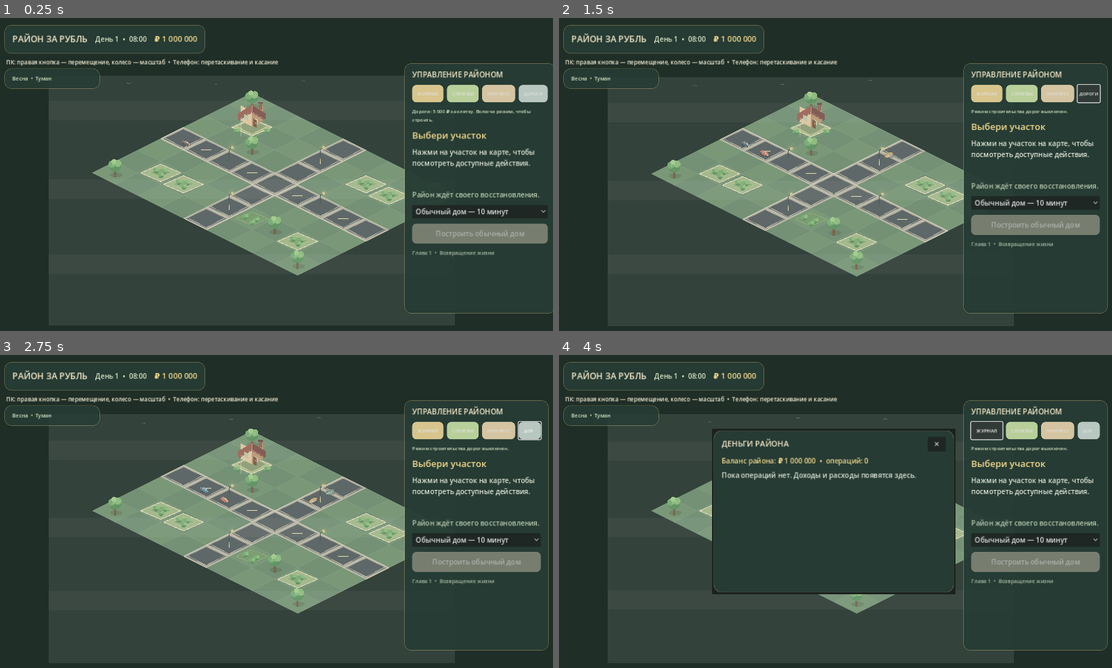
Above: before the commit, frames 1-4 (two rows, left to right).
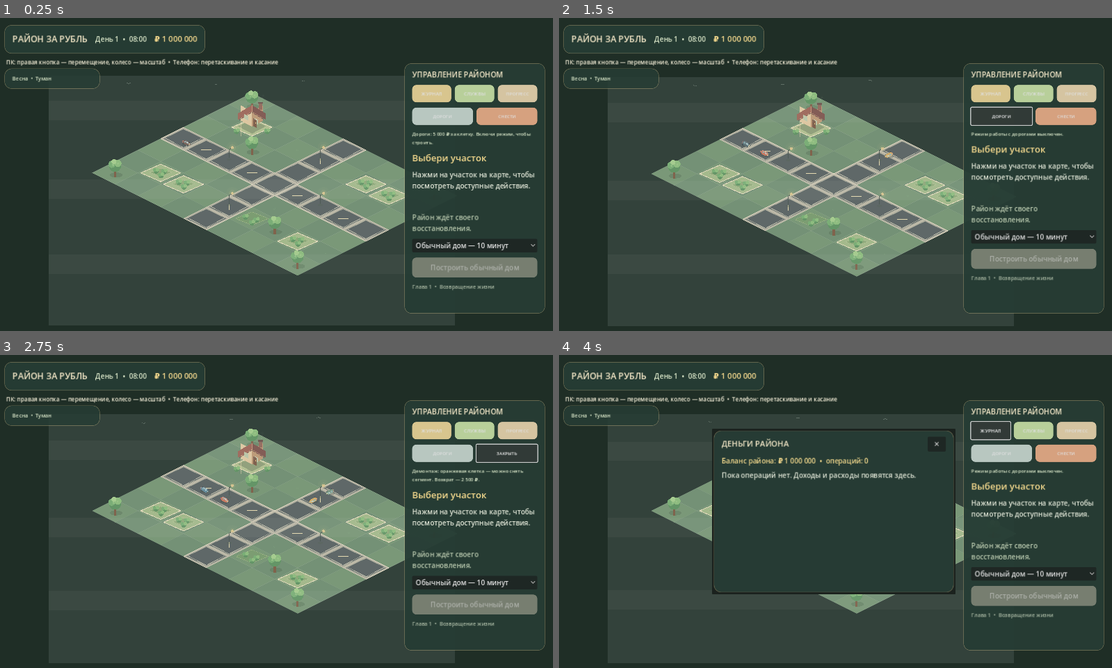
Above: after the commit, the same moments.

Repository: wellbi-creator/rayon-za-rubl
Game: Godot game, scene res://scenes/main.tscn
Same seed, same stepped clock (60 frames per second), same inputs: the game is played once before the commit and once after it.
Inputs (mouse positions are in pixels of both pictures, inside the frame that each line leads up to):
- Up to frame 1 (0.25 s): no input
- Up to frame 2 (1.5 s): click "ДОРОГИ" at 0.5 s; click "ЗАКРЫТЬ" at 1.25 s
- Up to frame 3 (2.75 s): click (508, 452) at 2 s, where only the run after the commit has a clickable "СНЕСТИ"
- Up to frame 4 (4 s): click (1067, 452) at 2.75 s, where only the run after the commit has a clickable "ЗАКРЫТЬ"; click "ЖУРНАЛ" at 3.5 s

The runs differ from the first frame. In frame 1, 7.3% of the frame differs, in the area x 74-100%, y 14-95%; in frame 2, 7.0%; in frame 3, 6.4%; in frame 4, 7.4%.

Commit message:
M5.4: add safe road demolition mode (#71)
* M5.4: validate road removal before applying it

* M5.4: add safe road demolition interaction and preview

* M5.4: add road demolition mode with partial refund

* M5.4: record safe road demolition milestone

* M5.4: document safe road demolition

* M5.4: simplify road edit preview state colors

* M5.4: give road tools their own touch-friendly button row

* M5.4: hide lane markings on removed road cells

* M5.4: distinguish player-built roads from starter roads

* M5.4: prevent refunds for free starter roads

* M5.4: clarify refund applies only to player-built roads

* M5.4: persist ownership of player-built road segments

* M5.4: infer ownership for legacy road saves

* M5.4: document road ownership migration and refunds

Diff:
--- a/scripts/main.gd
+++ b/scripts/main.gd
@@ -16,6 +16,7 @@
 const BABA_REPAIR_COST := 120000
 const BABA_QUEST_REWARD := 150000
 const ROAD_CELL_COST := 5000
+const ROAD_REMOVAL_REFUND := 2500
 
 var world: DistrictWorld
 var selected_plot_id: int = -1
@@ -76,6 +77,7 @@
 var district_event_status_label: Label
 var weather_label: Label
 var road_tool_button: Button
+var road_remove_button: Button
 var road_tool_status_label: Label
 
 func _ready() -> void:
@@ -235,7 +237,18 @@
 	road_tool_button.add_theme_font_size_override("font_size", 10)
 	road_tool_button.add_theme_stylebox_override("normal", _button_style(Color("#b8c7c0")))
 	road_tool_button.pressed.connect(_on_road_tool_pressed)
-	management_buttons.add_child(road_tool_button)
+	var road_buttons := HBoxContainer.new()
+	road_buttons.add_theme_constant_override("separation", 8)
+	content.add_child(road_buttons)
+	road_buttons.add_child(road_tool_button)
+	road_remove_button = Button.new()
+	road_remove_button.text = "СНЕСТИ"
+	road_remove_button.custom_minimum_size = Vector2(0, 40)
+	road_remove_button.size_flags_horizontal = Control.SIZE_EXPAND_FILL
+	road_remove_button.add_theme_font_size_override("font_size", 10)
+	road_remove_button.add_theme_stylebox_override("normal", _button_style(Color("#d6a17f")))
+	road_remove_button.pressed.connect(_on_road_remove_pressed)
+	road_buttons.add_child(road_remove_button)
 
 	road_tool_status_label = Label.new()
 	road_tool_status_label.text = "Дороги: 5 000 ₽ за клетку. Включи режим, чтобы строить."
@@ -946,13 +959,36 @@
 	build_button.disabled = true
 
 func _on_road_tool_pressed() -> void:
-	var enabled := not world.road_build_mode
-	world.set_road_build_mode(enabled)
+	var enabled := not world.road_build_mode or world.road_edit_action != "build"
+	world.set_road_build_mode(enabled, "build")
 	road_tool_button.text = "ЗАКРЫТЬ" if enabled else "ДОРОГИ"
-	road_tool_status_label.text = "Режим строительства: нажимай на подсвеченные клетки. Цена — 5 000 ₽ за клетку." if enabled else "Режим строительства дорог выключен."
+	road_remove_button.text = "СНЕСТИ"
+	road_tool_status_label.text = "Строительство: зелёная клетка — можно проложить дорогу. Цена — 5 000 ₽." if enabled else "Режим работы с дорогами выключен."
+
+func _on_road_remove_pressed() -> void:
+	var enabled := not world.road_build_mode or world.road_edit_action != "remove"
+	world.set_road_build_mode(enabled, "remove")
+	road_remove_button.text = "ЗАКРЫТЬ" if enabled else "СНЕСТИ"
+	road_tool_button.text = "ДОРОГИ"
+	road_tool_status_label.text = "Демонтаж: оранжевая клетка — можно снять сегмент. Возврат — 2 500 ₽." if enabled else "Режим работы с дорогами выключен."
 
 func _on_road_cell_requested(cell: Vector2i) -> void:
 	if not world.road_build_mode:
+		return
+	if world.road_edit_action == "remove":
+		if not world.can_remove_road_cell(cell):
+			road_tool_status_label.text = "Нельзя снять этот сегмент: он отсутствует или его удаление разорвёт дорожную сеть."
+			return
+		var refund_allowed := world.is_player_built_road_cell(cell)
+		if not world.remove_road_cell(cell):
+			road_tool_status_label.text = "Не удалось демонтировать дорогу. Изменений нет."
+			return
+		if refund_allowed:
+			economy.add_money(ROAD_REMOVAL_REFUND, "Возврат за демонтаж дороги")
+			road_tool_status_label.text = "Сегмент снят. Возвращено %s ₽." % _format_money(ROAD_REMOVAL_REFUND)
+		else:
+			road_tool_status_label.text = "Стартовая дорога демонтирована. Возврат за неё не предусмотрен."
+		_save_game()
 		return
 	if not world.can_build_road_cell(cell):
 		road_tool_status_label.text = "Здесь нельзя построить дорогу: выбери свободную клетку рядом с существующей сетью."
--- a/scripts/world/isometric_district_world.gd
+++ b/scripts/world/isometric_district_world.gd
@@ -26,7 +26,9 @@
 var _demo_transport_entries: Array[Dictionary] = []
 var _traffic_vehicles: Array[Dictionary] = []
 var road_path_network: RoadPathNetwork
+var player_built_road_cells: Dictionary = {}
 var road_build_mode := false
+var road_edit_action := "build"
 var road_preview_cell := Vector2i(-1, -1)
 var baba_home_repaired := false
 var construction_animation_time := 0.0
@@ -317,17 +319,28 @@
 		_draw_road_cell(cell)
 	if road_build_mode and road_preview_cell.x >= 0:
 		var preview_center: Vector2 = Grid.grid_to_world(road_preview_cell, TILE)
-		var preview_valid := can_build_road_cell(road_preview_cell)
-		var preview_color := Color("#8bd39b", 0.38) if preview_valid else Color("#d97870", 0.34)
-		var preview_outline := Color("#c6f0c8") if preview_valid else Color("#ffc0b7")
+		var preview_valid := can_remove_road_cell(road_preview_cell) if road_edit_action == "remove" else can_build_road_cell(road_preview_cell)
+		var preview_color := Color("#d97870", 0.34)
+		var preview_outline := Color("#ffc0b7")
+		if preview_valid:
+			if road_edit_action == "remove":
+				preview_color = Color("#e6b56f", 0.38)
+				preview_outline = Color("#ffe0a8")
+			else:
+				preview_color = Color("#8bd39b", 0.38)
+				preview_outline = Color("#c6f0c8")
 		_draw_diamond(preview_center, TILE * Vector2(0.88, 0.76), preview_color, preview_outline, 3.0)
 	# Small lane markers remain aligned with the road's isometric direction.
 	for x in [1, 3, 5, 7]:
-		var p: Vector2 = Grid.grid_to_world(Vector2i(x, 3), TILE)
-		draw_line(p + Vector2(-15, 0), p + Vector2(15, 0), Color("#eadcae"), 2.0)
+		var cell := Vector2i(x, 3)
+		if road_path_network.is_road_cell(cell):
+			var p: Vector2 = Grid.grid_to_world(cell, TILE)
+			draw_line(p + Vector2(-15, 0), p + Vector2(15, 0), Color("#eadcae"), 2.0)
 	for y in [1, 5]:
-		var p: Vector2 = Grid.grid_to_world(Vector2i(4, y), TILE)
-		draw_line(p + Vector2(0, -8), p + Vector2(0, 8), Color("#eadcae"), 2.0)
+		var cell := Vector2i(4, y)
+		if road_path_network.is_road_cell(cell):
+			var p: Vector2 = Grid.grid_to_world(cell, TILE)
+			draw_line(p + Vector2(0, -8), p + Vector2(0, 8), Color("#eadcae"), 2.0)
 
 func _draw_grass_detail(pos: Vector2) -> void:
 	var blade_color := _get_leaf_palette()[2]
@@ -862,8 +875,9 @@
 		return []
 	return road_path_network.get_route(start_road_cell, end_road_cell, TILE)
 
-func set_road_build_mode(enabled: bool) -> void:
+func set_road_build_mode(enabled: bool, action: String = "build") -> void:
 	road_build_mode = enabled
+	road_edit_action = "remove" if action == "remove" else "build"
 	road_preview_cell = Vector2i(-1, -1)
 	queue_redraw()
 
@@ -892,20 +906,54 @@
 		return false
 	var added := road_path_network.add_road_cell(cell)
 	if added:
+		player_built_road_cells[cell] = true
 		queue_redraw()
 	return added
 
+func can_remove_road_cell(cell: Vector2i) -> bool:
+	return road_path_network != null and road_path_network.can_remove_road_cell(cell)
+
+func is_player_built_road_cell(cell: Vector2i) -> bool:
+	return player_built_road_cells.has(cell)
+
+func remove_road_cell(cell: Vector2i) -> bool:
+	if not can_remove_road_cell(cell):
+		return false
+	var removed := road_path_network.remove_road_cell(cell)
+	if removed:
+		player_built_road_cells.erase(cell)
+		queue_redraw()
+	return removed
+
 func get_save_data() -> Dictionary:
+	var saved_player_roads: Array[Dictionary] = []
+	for cell in road_path_network.get_road_cells():
+		if player_built_road_cells.has(cell):
+			saved_player_roads.append({"x": cell.x, "y": cell.y})
 	return {
 		"plot_states": plot_states.duplicate(true),
 		"baba_home_repaired": baba_home_repaired,
-		"road_network": road_path_network.get_save_data()
+		"road_network": road_path_network.get_save_data(),
+		"player_built_road_cells": saved_player_roads
 	}
 
 func load_save_data(data: Dictionary) -> void:
 	var road_data: Variant = data.get("road_network", {})
 	if road_data is Dictionary and not road_data.is_empty():
 		road_path_network.load_save_data(road_data)
+	player_built_road_cells.clear()
+	var saved_player_roads: Variant = data.get("player_built_road_cells", [])
+	if data.has("player_built_road_cells") and saved_player_roads is Array:
+		for entry in saved_player_roads:
+			if entry is Dictionary:
+				var cell := Vector2i(int(entry.get("x", -1)), int(entry.get("y", -1)))
+				if road_path_network.is_road_cell(cell):
+					player_built_road_cells[cell] = true
+	else:
+		# M5.2 saves predate explicit ownership; infer non-starter segments safely.
+		for cell in road_path_network.get_road_cells():
+			if cell.y != 3 and cell.x != 4:
+				player_built_road_cells[cell] = true
 	var saved_plots: Variant = data.get("plot_states", [])
 	if saved_plots is Array and saved_plots.size() == PLOT_CELLS.size():
 		plot_states.clear()
--- a/scripts/world/road_path_network.gd
+++ b/scripts/world/road_path_network.gd
@@ -41,13 +41,17 @@
 	_road_cells[cell] = true
 	return true
 
+func can_remove_road_cell(cell: Vector2i) -> bool:
+	if not is_road_cell(cell) or _road_cells.size() <= 1:
+		return false
+	var candidate_cells := _road_cells.duplicate()
+	candidate_cells.erase(cell)
+	return _are_all_road_cells_connected(candidate_cells)
+
 func remove_road_cell(cell: Vector2i) -> bool:
-	if not is_road_cell(cell):
+	if not can_remove_road_cell(cell):
 		return false
 	_road_cells.erase(cell)
-	if not _are_all_road_cells_connected(_road_cells):
-		_road_cells[cell] = true
-		return false
 	return true
 
 func _get_road_neighbor_count(cell: Vector2i) -> int:
Not shown, added: docs/M5_4_SAFE_ROAD_REMOVAL.md
Not shown, changed: docs/ROADMAP.md
